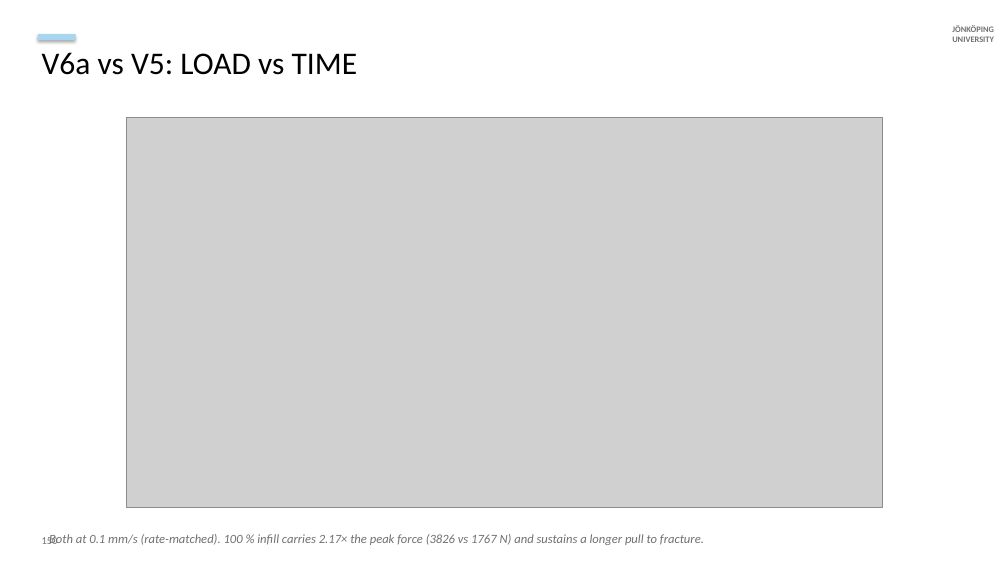
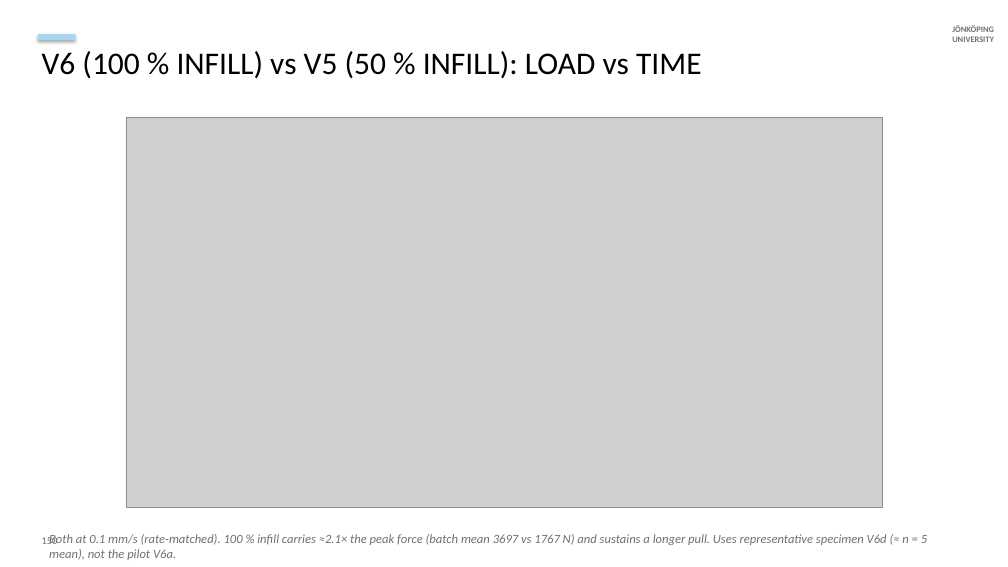
Before and after one commit to cenmir/UTM, a slide deck: slide 10 of V6a_8_6_20_slides.pptx. Drawn at 1008x567 pixels with LibreOffice and Linux fonts; fonts in the diff are those of the drawing; grey boxes stand for pictures. Boxes give left, top, right and bottom in pixels: in the first picture for what was removed or moved away, otherwise in the second. Text is boxed around its words. In the diff, an @@ line names an element or a change of style, - is before the commit and + after.

```diff
--- a/V6a_8_6_20_slides.pptx
+++ b/V6a_8_6_20_slides.pptx
@@ text at <box>42,51,702,78</box>: text changed @@
-V6a vs V5: LOAD vs TIME
+V6 (100 % INFILL) vs V5 (50 % INFILL): LOAD vs TIME
@@ text at <box>49,534,927,560</box>: text changed @@
-Both at 0.1 mm/s (rate-matched). 100 % infill carries 2.17× the peak force (3826 vs 1767 N) and sustains a longer pull to fracture.
+Both at 0.1 mm/s (rate-matched). 100 % infill carries ≈2.1× the peak force (batch mean 3697 vs 1767 N) and sustains a longer pull. Uses representative specimen V6d (≈ n = 5 mean), not the pilot V6a.
```
Also in this commit, not shown: 7 other slides changed, 5 slides added, 14 other files.
